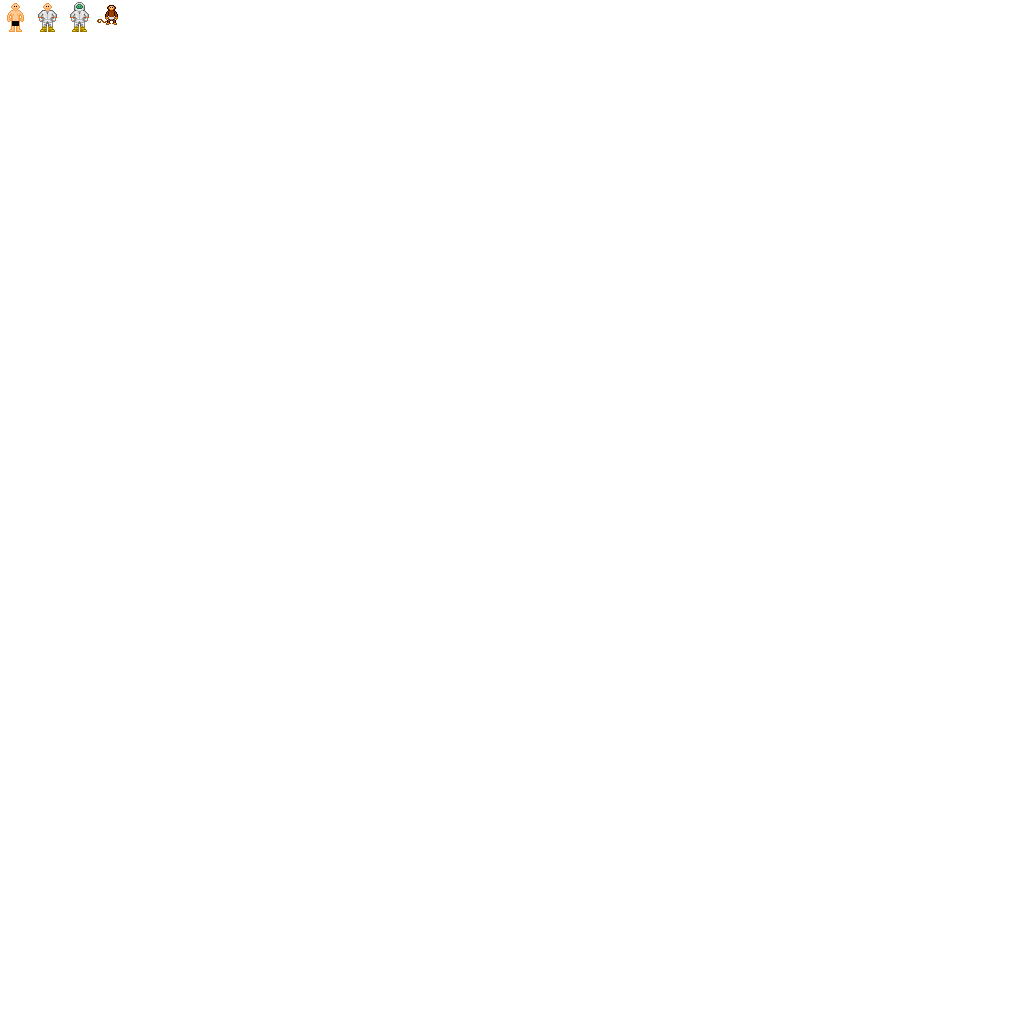
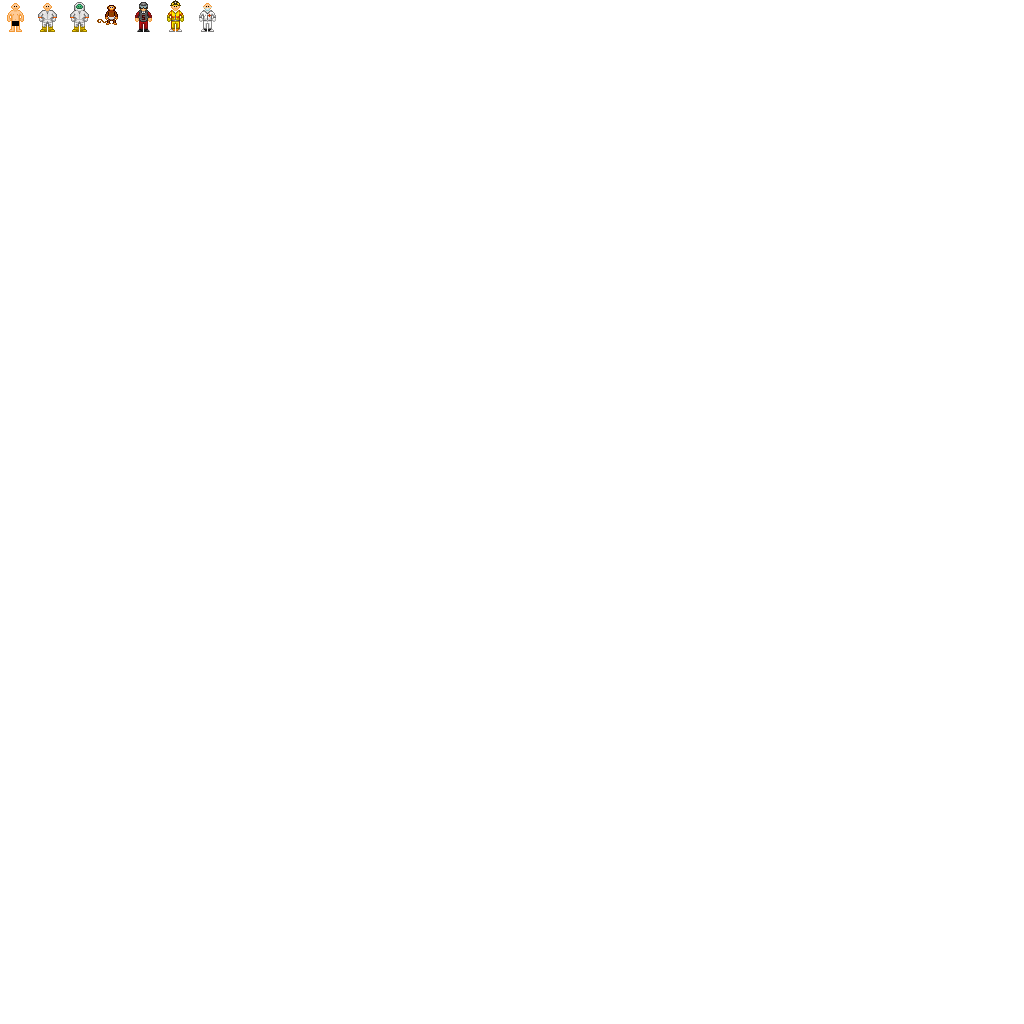
Before/after of a 1024×1024 layered artwork. What changed in the layer stack:
added layer "6" above "5" over [199, 3, 216, 32]
added layer "5" above "4" over [167, 0, 184, 32]
added layer "4" above "3" over [135, 2, 152, 32]
